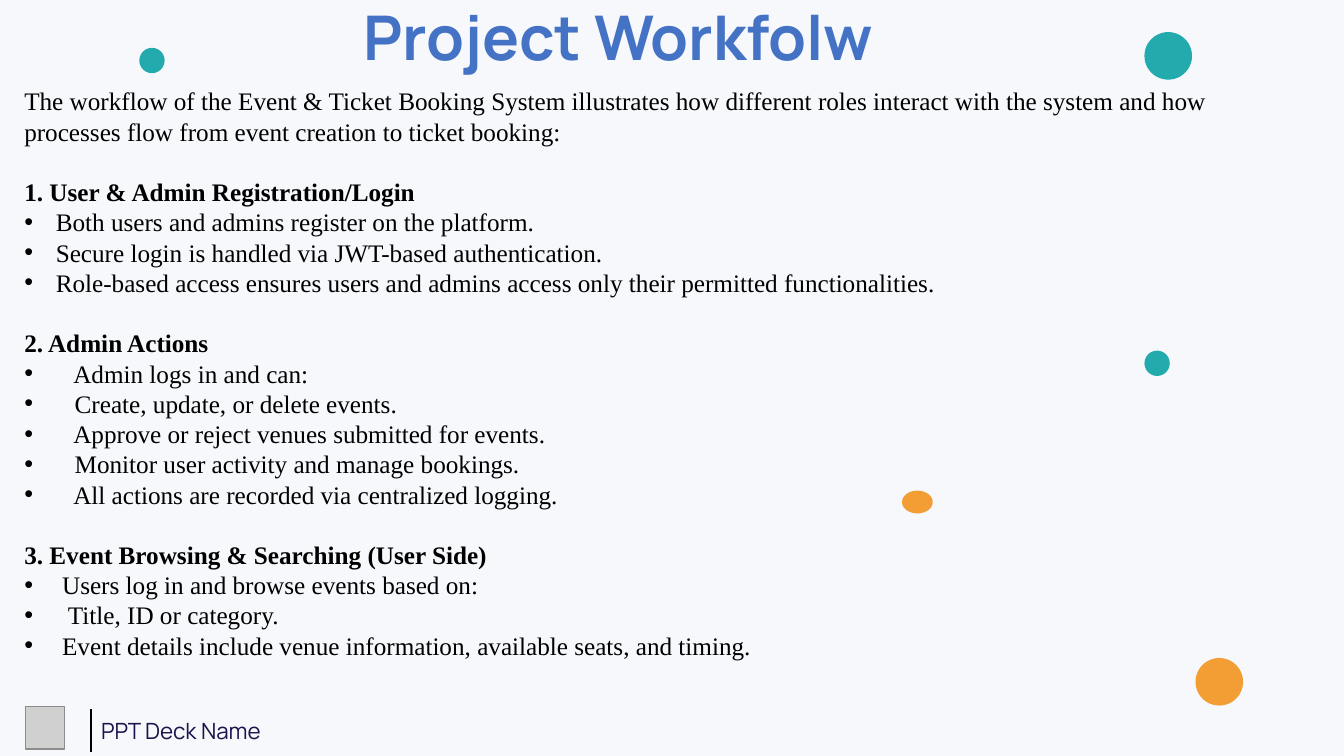
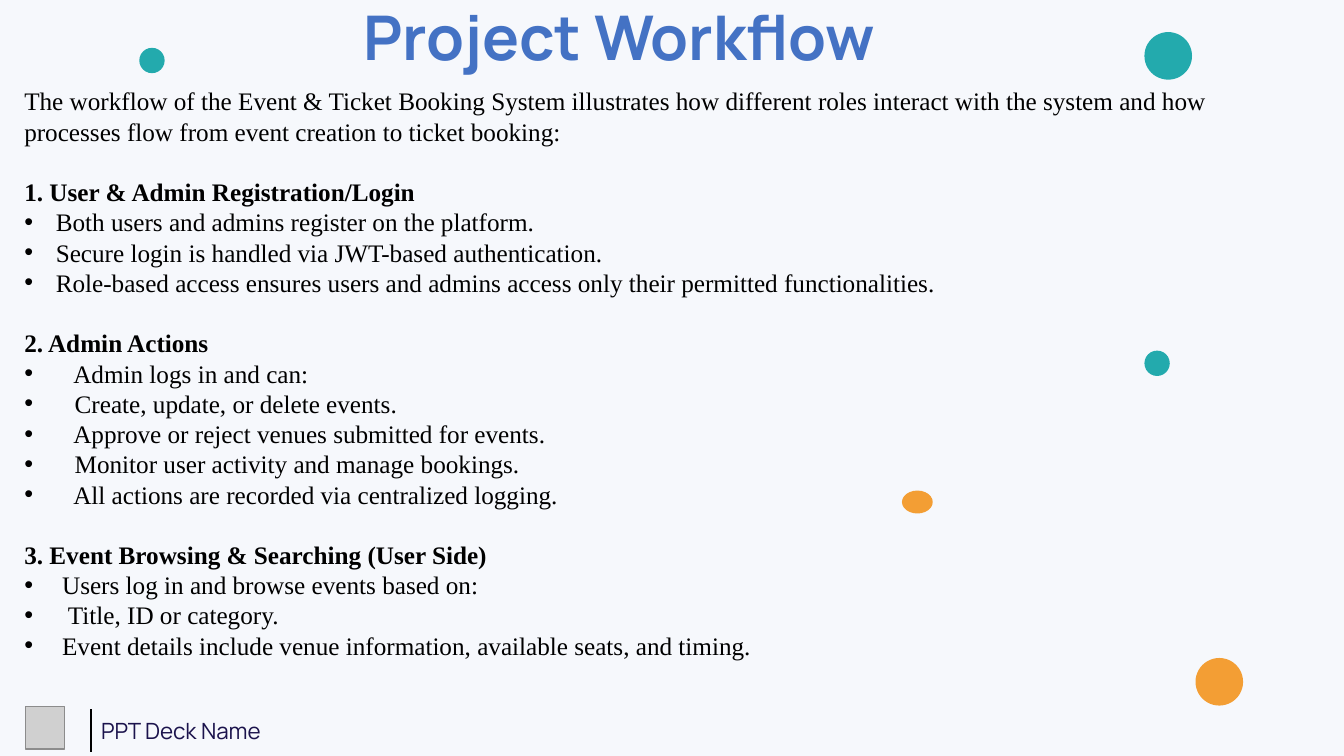
Before and after one commit to Vijaysai-Nunna/Agentic_AI, a slide deck: slide 10 of Event and ticket booking system(project)/Documents/Event_Ticket_Booking_System(Final).pptx. Drawn at 1344x756 pixels with LibreOffice and Linux fonts; fonts in the diff are those of the drawing; grey boxes stand for pictures. Boxes give left, top, right and bottom in pixels: in the first picture for what was removed or moved away, otherwise in the second. Text is boxed around its words. In the diff, an @@ line names an element or a change of style, - is before the commit and + after.

```diff
--- a/Event and ticket booking system(project)/Documents/Event_Ticket_Booking_System(Final).pptx
+++ b/Event and ticket booking system(project)/Documents/Event_Ticket_Booking_System(Final).pptx
@@ text at (x1=363, y1=14, x2=875, y2=75): text changed @@
-Project Workfolw
+Project Workflow
```
Also in this commit, not shown: 1 other slide changed, 3 other files.
